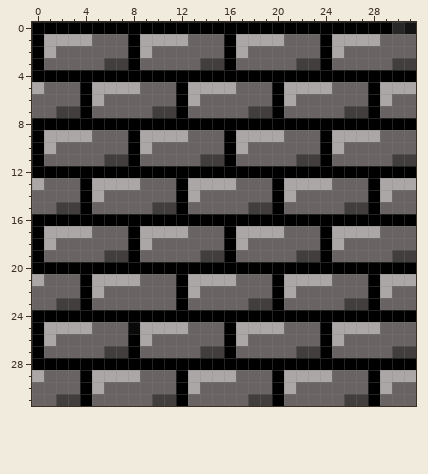
Edited in one commit: pixel-art sprite (public/images/wall.png). The picture above was drawn from the file before the commit.
The file is 32x32 pixels.
And afterwards:
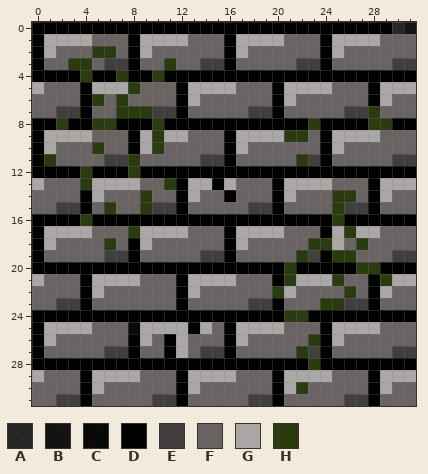
Palette (. is transparent): A #000000cf  B #000000e6  C #000000f3  D #000000  E #423e3e  F #6a6363  G #aca7a7  H #293b0f
The exact change:
Changed rows in their new state; - is an unchanged pixel.
first column x 1:
 2 ----HH-----------------------
 3 --HH------H------------------
 4 ---H--H--H-------------------
 5 -------H---------------------
 6 ----H-H----------------------
 7 ------HHH------------------H-
 8 -H--HH---H------------H----HH
 9 ---------H----------HH-------
10 ----H----H-------------------
11 H------H-------------H-------
12 ---H---H---------------------
13 ---H------H---D--------------
14 --------H------D--------HH---
15 -----H--H---------------H----
16 ---H--------------------H----
17 -------H-----------------H---
18 -----H----------------HH--H--
19 ---------------------H--HH---
20 --------------------H-----HH-
21 --------------------H---H---H
22 -------------------H-----H---
23 -----------------------HH----
24 --------------------HH-------
25 ------------DG---------------
26 ----------DG----------H------
27 ----------DG---------H-------
28 ----------------------H------
30 ---------------------H-------
Changed places in both pictures, as pixel boxes (x1, y1, x2, y2):
changed: (44, 46, 176, 250)
changed: (272, 106, 392, 394)
changed: (212, 178, 236, 202)
changed: (164, 322, 212, 358)
